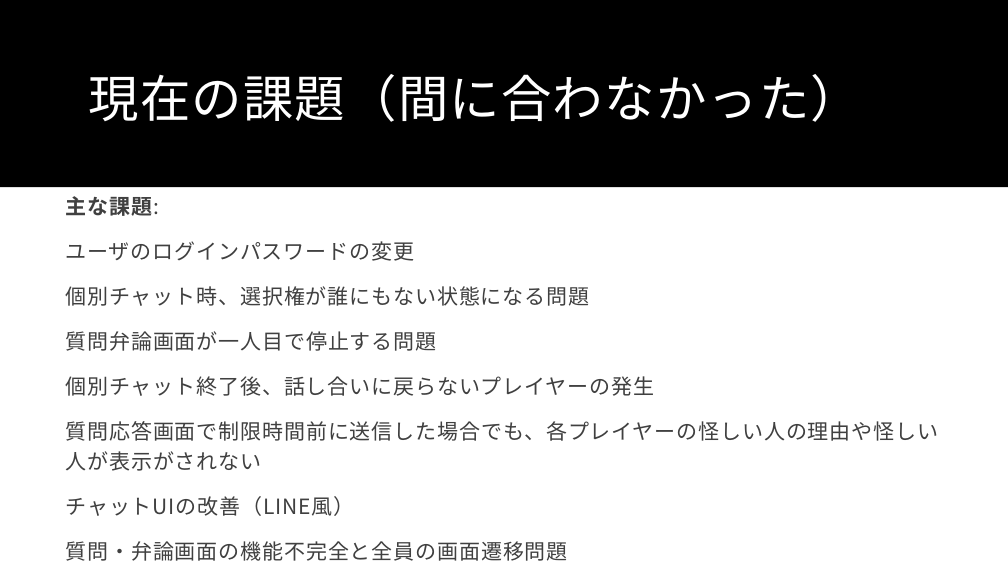
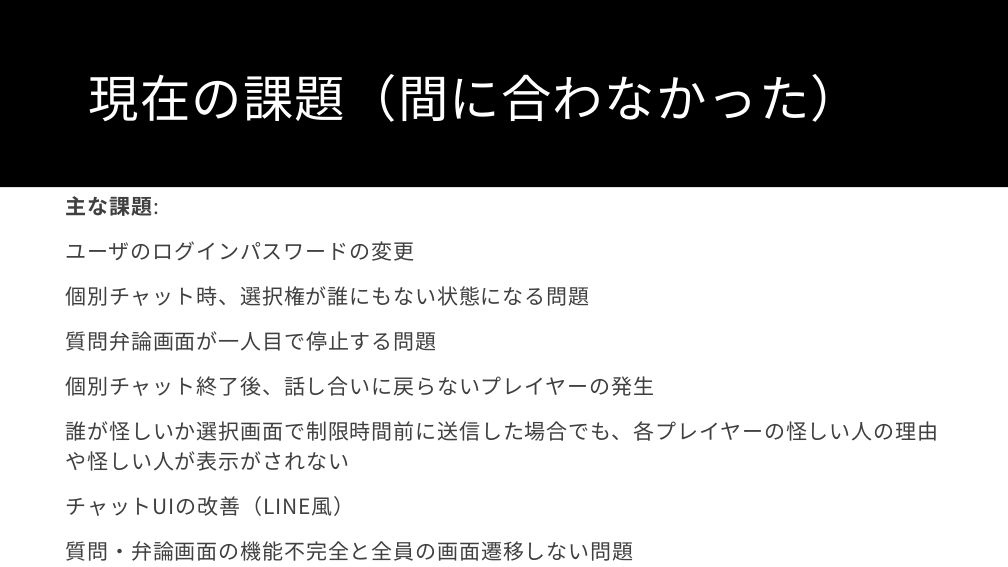
Before and after one commit to Wtnbtkm/flutter_application_1, a slide deck: slide 22 of プレゼン用.pptx. Drawn at 1008x567 pixels with LibreOffice and Linux fonts; fonts in the diff are those of the drawing. Boxes give left, top, right and bottom in pixels: in the first picture for what was removed or moved away, otherwise in the second. Text is boxed around its words. In the diff, an @@ line names an element or a change of style, - is before the commit and + after.

```diff
--- a/プレゼン用.pptx
+++ b/プレゼン用.pptx
@@ text at box(66, 421, 939, 471): text changed @@
-質問応答画面で制限時間前に送信した場合でも、各プレイヤーの怪しい人の理由や怪しい人が表示がされない
+誰が怪しいか選択画面で制限時間前に送信した場合でも、各プレイヤーの怪しい人の理由や怪しい人が表示がされない
@@ text at box(66, 541, 634, 561): text changed @@
-質問・弁論画面の機能不完全と全員の画面遷移問題
+質問・弁論画面の機能不完全と全員の画面遷移しない問題
```
Also in this commit, not shown: 3 other slides changed.
